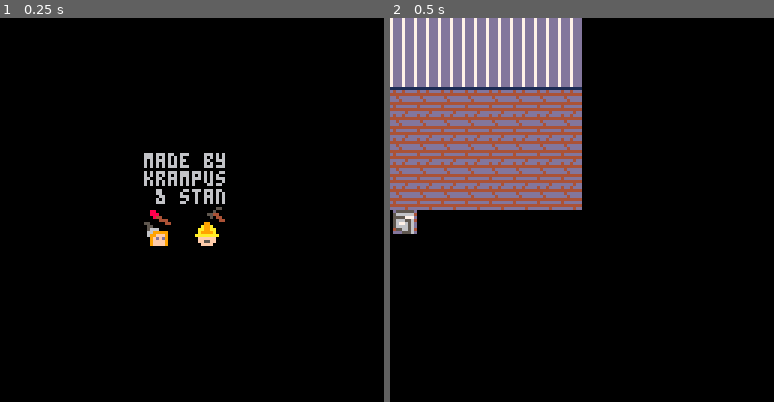
Above: before the commit, frames 1-2 (left to right).
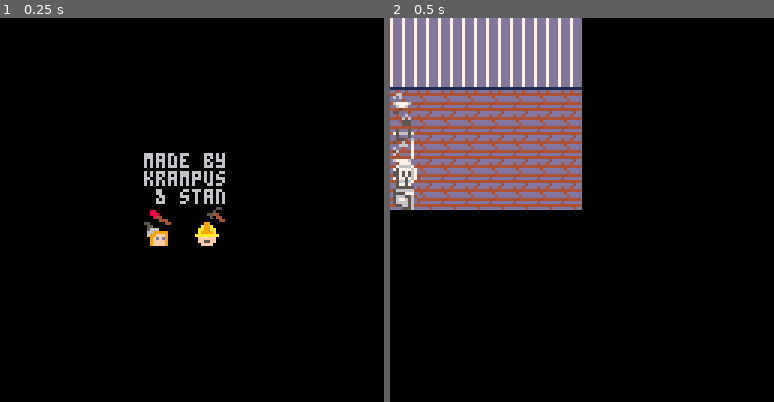
Above: after the commit, the same moments.

Repository: StanTheCarpenter/handle-with-care
Game: PICO-8 cartridge handlewithcare.p8
Two runs of this game, one before a commit and one after it. Both use one fixed random seed, a clock stepped at 60 frames per second and the inputs below.
Inputs:
- Up to frame 1 (0.25 s): no input
- Up to frame 2 (0.5 s): tap X (X key) at 0.33 s

Frame 1 is identical in both runs. In frame 2, 1.6% of the frame differs, in the area x 0-8%, y 18-57%.

Commit message:
Update handlewithcare.p8
changed location of items

Diff:
--- a/handlewithcare.p8
+++ b/handlewithcare.p8
@@ -98,31 +98,31 @@
 items[1] = {
 	img = 17,
 	x = 1,
-	y = 8*8,
+	y = 3*8,
 	act = function() water+=1 end
 	}
 items[2] = {
 	img = 18,
 	x = 1,
-	y = 8*8,
+	y = 4*8,
 	act = function() sport+=1 end
 	}
 items[3] = {
 	img = 20,
 	x = 1,
-	y = 8*8,
+	y = 5*8,
 	act = function() hygiene+=1 end
 	}
 items[4] = {
 	img = 21,
 	x = 1,
-	y = 8*8,
+	y = 6*8,
 	act = function() food+=1 end
 	}
 items[5] = {
 	img = 22,
 	x = 1,
-	y = 8*8,
+	y = 7*8,
 	act = function() study+=1 end
 	}
 -->8
